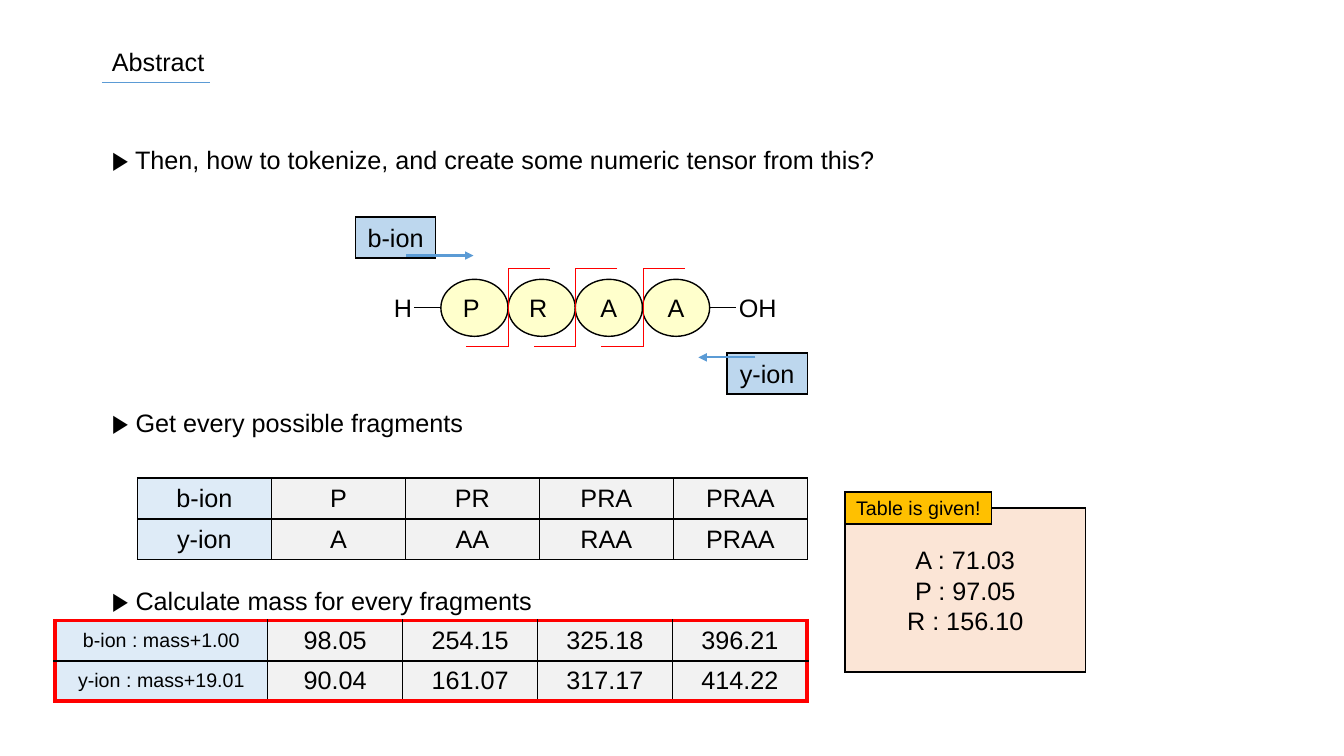
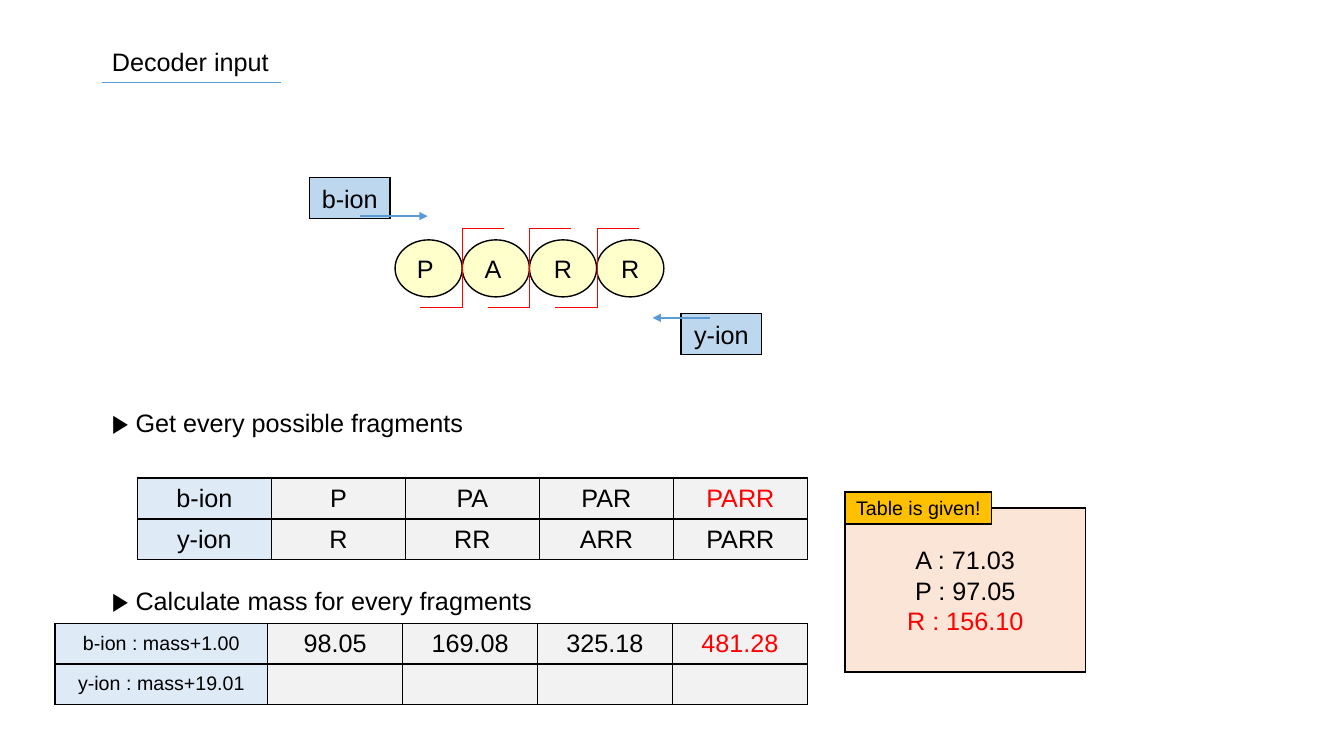
Before and after one commit to SiLviASizZ/HYU_2022, a slide deck: slide 72 of gradproj/Project/presentation/0725.pptx (slide 52 before the commit). Drawn at 1344x756 pixels with LibreOffice and Linux fonts; fonts in the diff are those of the drawing. Boxes give left, top, right and bottom in pixels: in the first picture for what was removed or moved away, otherwise in the second. Text is boxed around its words. In the diff, an @@ line names an element or a change of style, - is before the commit and + after.

```diff
--- a/gradproj/Project/presentation/0725.pptx
+++ b/gradproj/Project/presentation/0725.pptx
@@ text at (112,52,269,77): text changed @@
-Abstract
+Decoder input
@@ line moved from (102, 83) - (211, 83) to (102, 83) - (281, 83) @@
@@ text removed at (135,150,874,173) @@
-▶ Then, how to tokenize, and create some numeric tensor from this?
@@ elbow line moved from (685, 268) - (601, 347) to (504, 229) - (420, 308) @@
@@ elbow line moved from (549, 268) - (467, 347) to (572, 229) - (488, 308) @@
@@ elbow line moved from (617, 268) - (533, 347) to (639, 229) - (556, 308) @@
@@ ellipse "A": place and size @@
-ellipse "A" at (576,279,643,337)
+ellipse "A" at (463,240,530,297)
@@ ellipse "R": place and size @@
-ellipse "R" at (508,279,576,337)
+ellipse "R" at (529,240,597,297)
@@ ellipse added at (597,240,664,297), fill #FFFFCC, outline #000000 1 pt, 18 pt, text #000000 @@
+R
@@ text removed at (394,299,412,317) @@
-H
@@ ellipse removed at (642,279,710,337) @@
-A
@@ text removed at (739,299,777,318) @@
-OH
@@ line removed from (414, 308) to (441, 308) @@
@@ 2 rectangles, 2 arrows, 1 ellipse: place and size @@
-2 rectangles, 2 arrows, 1 ellipse at (356,217,808,394)
+2 rectangles, 2 arrows, 1 ellipse at (310,177,762,355)
@@ line removed from (710, 308) to (736, 308) @@
@@ table at (137,478,808,560) @@
-row 1: b-ion | P | PR | PRA | PRAA
+row 1: b-ion | P | PA | PAR | PARR
-row 2: y-ion | A | AA | RAA | PRAA
+row 2: y-ion | R | RR | ARR | PARR
@@ table at (55,624,809,705) @@
-row 1, column 3: 254.15
+row 1, column 3: 169.08
-row 1, column 5: 396.21
+row 1, column 5: 481.28
-row 2: y-ion : mass+19.01 | 90.04 | 161.07 | 317.17 | 414.22
+row 2: y-ion : mass+19.01 |  |  |  | 
@@ borders changed @@
@@ text in rectangle at (907,612,1023,631): text colour #000000 to #FF0000 in "R : 156.10" @@
```
Also in this commit, not shown: 20 other slides changed, 94 slides added, 8 slides removed, 1 other file.
